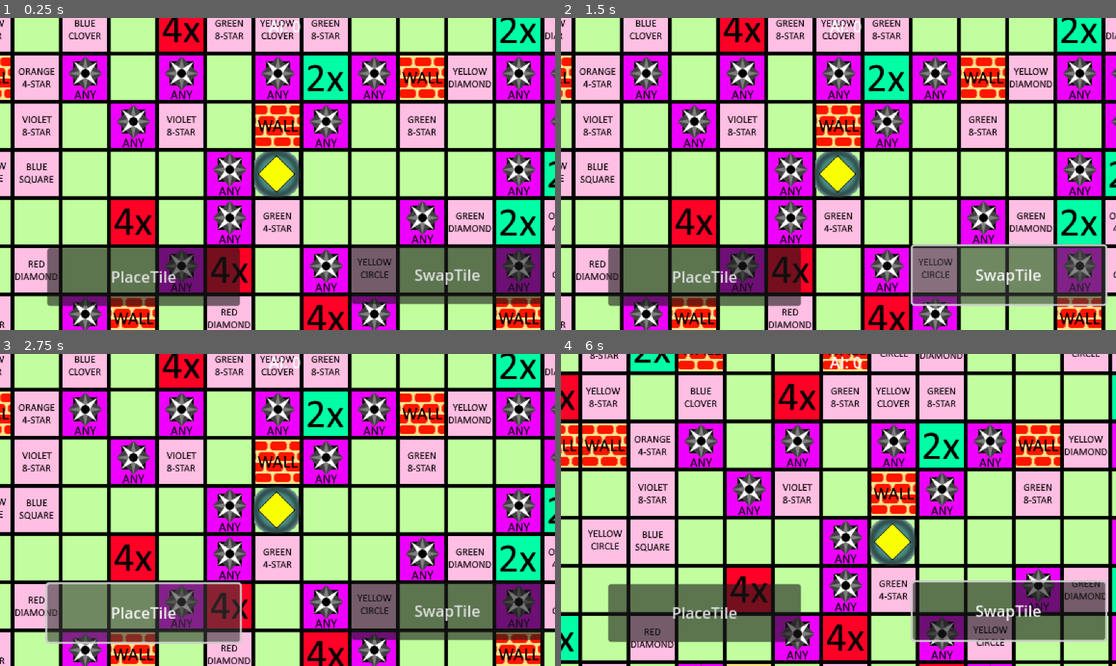
Above: before the commit, frames 1-4 (two rows, left to right).
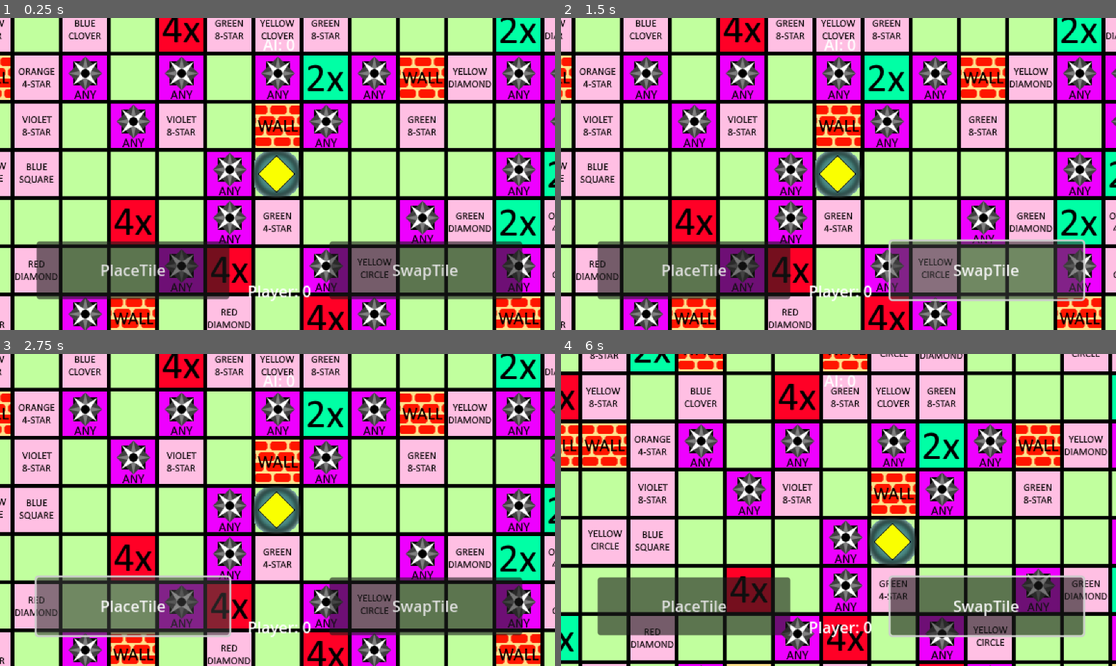
Above: after the commit, the same moments.

Repository: KarthikPreVin/AI-Project
Game: Godot game, scene res://scenes/game.tscn
Same seed, same stepped clock (60 frames per second), same inputs: the game is played once before the commit and once after it.
Inputs (mouse positions are in pixels of both pictures, inside the frame that each line leads up to):
- Up to frame 1 (0.25 s): no input
- Up to frame 2 (1.5 s): click "PlaceTile" at 0.5 s; click "SwapTile" at 1.25 s
- Up to frame 3 (2.75 s): click "PlaceTile" at 2 s
- Up to frame 4 (6 s): click "SwapTile" at 2.75 s; click "PlaceTile" at 3.5 s; click "SwapTile" at 4.25 s; tap Enter at 5 s; move the mouse to (960, 494) at 5.02 s; click (960, 494) at 5.17 s; tap Space at 5.75 s; drag from (727, 525) to (810, 572) at 5.77 s

The runs differ from the first frame. In frame 1, 4.7% of the frame differs, in the area x 6-98%, y 0-93%; in frame 2, 6.0%; in frame 3, 5.7%; in frame 4, 6.3%, in the area x 6-99%, y 0-93%.

Commit message:
alignment

Diff:
--- a/scenes/game.tscn
+++ b/scenes/game.tscn
@@ -21,35 +21,35 @@
 
 [node name="PlaceTileButton" type="Button" parent="Camera2D/UI"]
 custom_minimum_size = Vector2(200, 60)
-offset_left = -240.0
-offset_top = 77.0
-offset_right = -40.0
-offset_bottom = 137.0
+offset_left = -251.0
+offset_top = 70.0
+offset_right = -51.0
+offset_bottom = 130.0
 text = "PlaceTile"
 
 [node name="SwapTileButton" type="Button" parent="Camera2D/UI"]
 custom_minimum_size = Vector2(200, 60)
-offset_left = 76.0
-offset_top = 75.0
-offset_right = 276.0
-offset_bottom = 135.0
+offset_left = 53.0
+offset_top = 70.0
+offset_right = 253.0
+offset_bottom = 130.0
 text = "SwapTile
 "
 
 [node name="AIScore" type="Label" parent="Camera2D/UI"]
 custom_minimum_size = Vector2(200, 60)
-offset_left = -93.0
-offset_top = -165.0
-offset_right = 107.0
-offset_bottom = -105.0
+offset_left = -99.0
+offset_top = -146.0
+offset_right = 101.0
+offset_bottom = -86.0
 text = "AI: 0"
 horizontal_alignment = 1
 
 [node name="PlayerScore" type="Label" parent="Camera2D/UI"]
 custom_minimum_size = Vector2(200, 60)
-offset_left = 1160.0
-offset_top = 1374.0
-offset_right = 1360.0
-offset_bottom = 1434.0
+offset_left = -99.0
+offset_top = 110.0
+offset_right = 101.0
+offset_bottom = 170.0
 text = "Player: 0"
 horizontal_alignment = 1
Not shown, changed: assets/cells.png.import
Not shown, changed: assets/tiles.png.import
Not shown, changed: icon.svg.import
